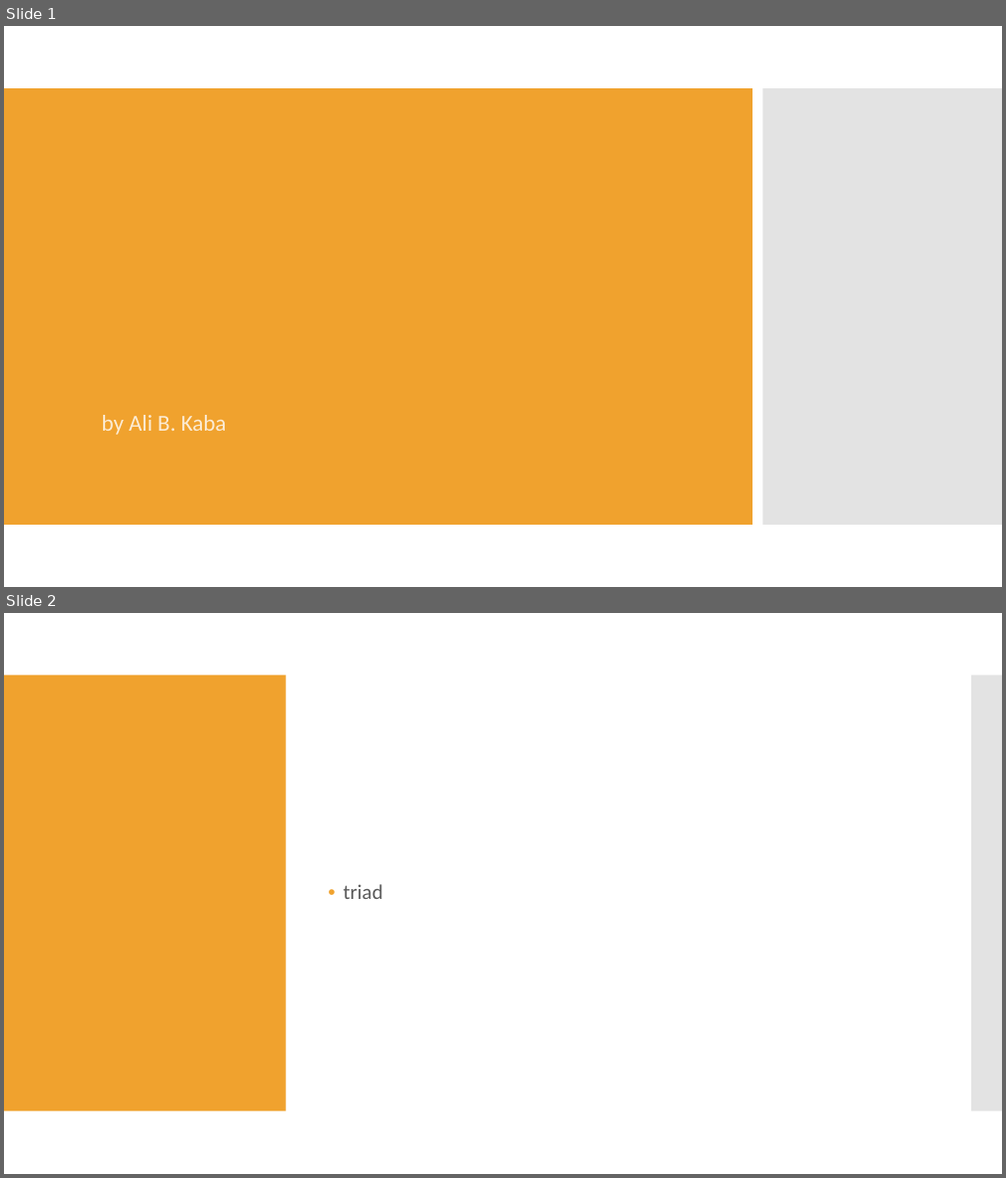
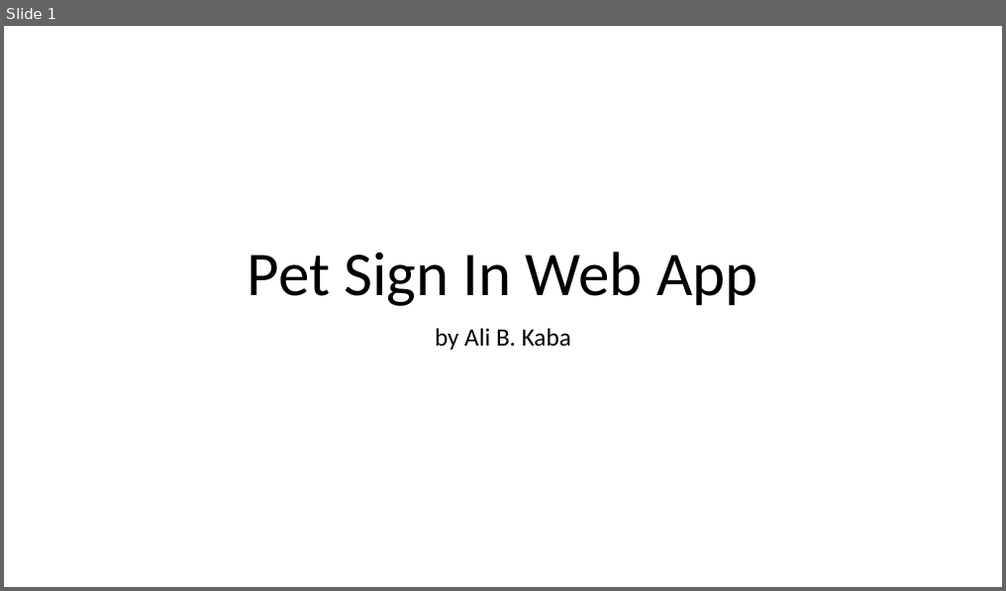
Before and after one commit to alibkaba/Pet_Sign_In_Web_App, a slide deck: doc/Ali_Kaba.pptx. Shown one above the other, each under a label of ours: slides 1 and 2 before the commit, slide 1 after it. The pictures are 1006x1178 and 1006x591 pixels, drawn with LibreOffice and Linux fonts; fonts in the diff are those of the drawing. Boxes give left, top, right and bottom in pixels: in the first picture for what was removed or moved away, otherwise in the second. Text is boxed around its words. In the diff, an @@ line names an element or a change of style, - is before the commit and + after.

```diff
--- a/doc/Ali_Kaba.pptx
+++ b/doc/Ali_Kaba.pptx
@@ slide 2 removed at bbox=[4, 613, 1002, 1174], background #FFFFFF @@
@@ rectangle removed at bbox=[4, 675, 286, 1112] @@
@@ rectangle removed at bbox=[971, 675, 1002, 1112] @@
@@ text removed at bbox=[344, 884, 383, 899] @@
-• triad
@@ slide 1 changed as well @@
@@ rectangle removed at bbox=[4, 88, 752, 525] @@
@@ rectangle removed at bbox=[763, 88, 1002, 525] @@
@@ title added at bbox=[248, 252, 758, 306], 60 pt, text #000000 @@
+Pet Sign In Web App
@@ subtitle "by Ali B. Kaba": place and size @@
-subtitle "by Ali B. Kaba" at bbox=[102, 415, 227, 435]
+subtitle "by Ali B. Kaba" at bbox=[435, 328, 571, 350]
@@ subtitle "by Ali B. Kaba" at bbox=[435, 328, 571, 350]: size 22 to 24 pt, text colour #FCECD5 to #000000; alignment left to centre; less space between paragraphs @@
```
Also in this commit, not shown: 4 slides added, 2 other slides removed, 6 other files.
